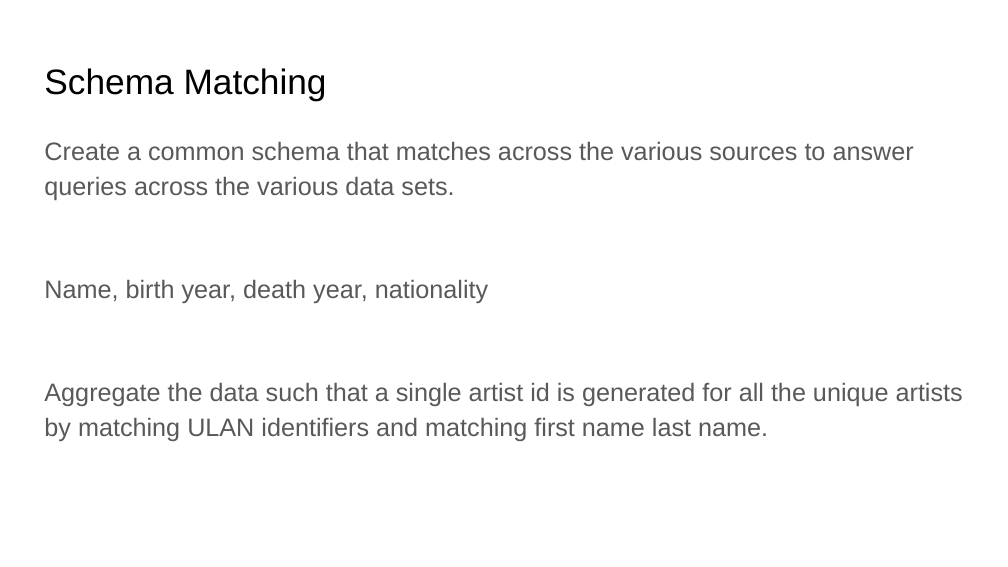
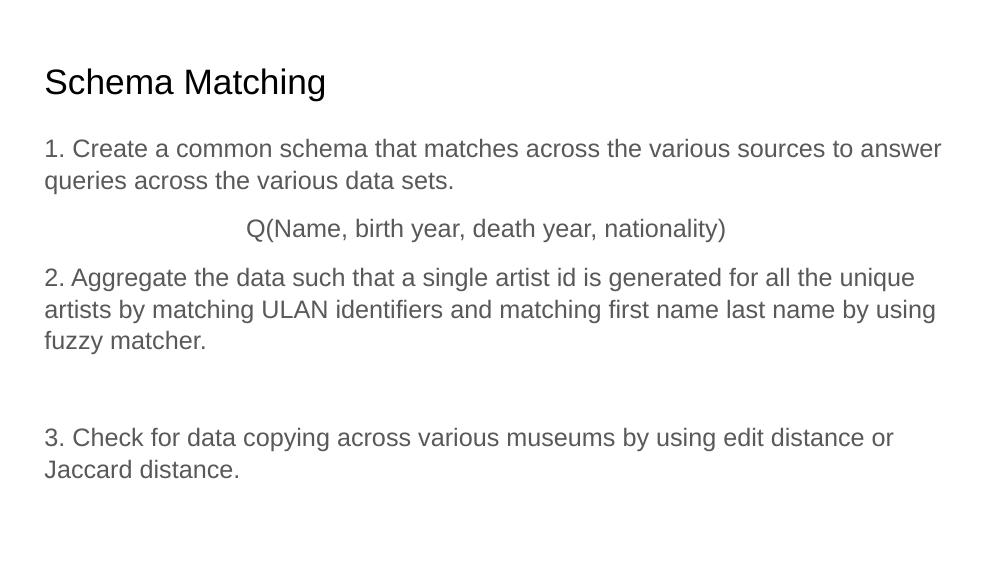
Before and after one commit to IITTeaching/cs520-f23-group-23, a slide deck: slide 6 of main-520-project/CS 520 Data Curation.pptx. Drawn at 1008x567 pixels with LibreOffice and Linux fonts; fonts in the diff are those of the drawing. Boxes give left, top, right and bottom in pixels: in the first picture for what was removed or moved away, otherwise in the second. Text is boxed around its words. In the diff, an @@ line names an element or a change of style, - is before the commit and + after.

```diff
--- a/main-520-project/CS 520 Data Curation.pptx
+++ b/main-520-project/CS 520 Data Curation.pptx
@@ text at box(44, 138, 941, 478): text changed @@
-Create a common schema that matches across the various sources to answer queries across the various data sets.
-Name, birth year, death year, nationality
-Aggregate the data such that a single artist id is generated for all the unique artists by matching ULAN identifiers and matching first name last name.
+1. Create a common schema that matches across the various sources to answer queries across the various data sets.
+Q(Name, birth year, death year, nationality)
+2. Aggregate the data such that a single artist id is generated for all the unique artists by matching ULAN identifiers and matching first name last name by using fuzzy matcher.
+3. Check for data copying across various museums by using edit distance or Jaccard distance.
```
Also in this commit, not shown: 6 other slides changed.
